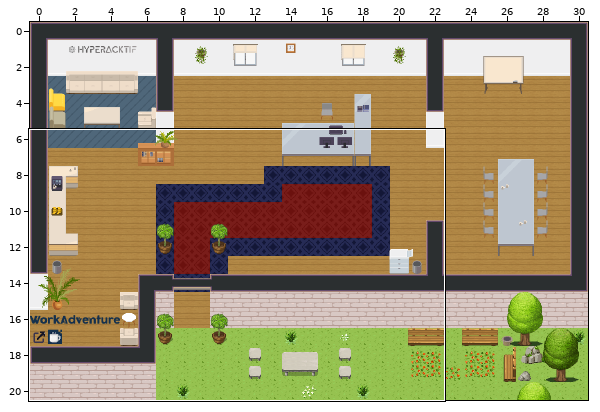
Tiled map (JSON): office.tmj. The picture above shows the old version from afar; the outline marks the close-up.
Close-up. Before the commit:
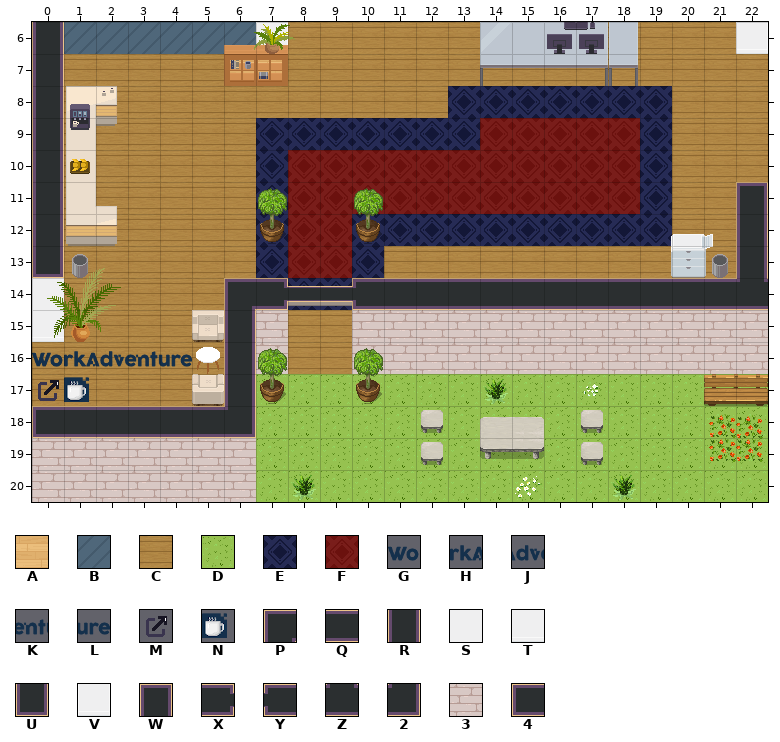
Cells are 32x32 px. Shown: x 0..22, y 6..20.
Key: from "Chunk 1": A 2, B 3, C 4, D 5, E 6, F 7, G 8, H 9, J 10, K 11, L 12, M 13, N 14, P 15, Q 16, R 19, S 20, T 21, U 22, V 24, W 25, X 27, Y 28, Z 29, 2 30, 3 32, 4 33.
_ is an empty cell, # one hidden under a higher layer.
Layers that did not change in this view are not listed.
Layer "floor/floor1" before, first column x 0:
 6 #BBBBBB#CCCCCC####CCCC#
 7 #CCCCCAACCCCCCCCCCCCCCC
 8 #CCCCCCCCCCCC#######CCC
 9 #CCCCCC#############CCC
10 #CCCCCC#############CCC
11 #CCCCCC#############CC#
12 #CCCCCC#############CC#
13 #CCCCCC####CCCCCCCCC#C#
14 #CCCCC#################
15 #CCCCC##CC#############
16 CCCCCC##CC#############
17 CCCCCC#DDDDDDDDDDDDDDDD
18 #######DDDDDDDDDDDDDDDD
19 #######DDDDDDDDDDDDDDDD
20 #######DDDDDDDDDDDDDDDD
Layer "floor/floor2" before, first column x 0:
 6 _______________________
 7 _______________________
 8 _____________EEEEEEE___
 9 _______EEEEEEEFFFFFE___
10 _______EFFFFFFFFFFFE___
11 _______EFFFFFFFFFFFE___
12 _______EFFEEEEEEEEEE___
13 _______EFFE____________
14 ________EE_____________
15 _______________________
16 GHJKL__________________
17 MN_____________________
18 _______________________
19 _______________________
20 _______________________
Layer "walls/walls1" before, first column x 0:
 6 R______V______________V
 7 R______________________
 8 R______________________
 9 R______________________
10 R______________________
11 R_____________________W
12 R_____________________R
13 U_____________________R
14 S_____PX__YQQQQQQQQQQQZ
15 T_____R3__3333333333333
16 ______R3__3333333333333
17 ______R________________
18 4QQQQQ2________________
19 3333333________________
20 3333333________________
After the commit:
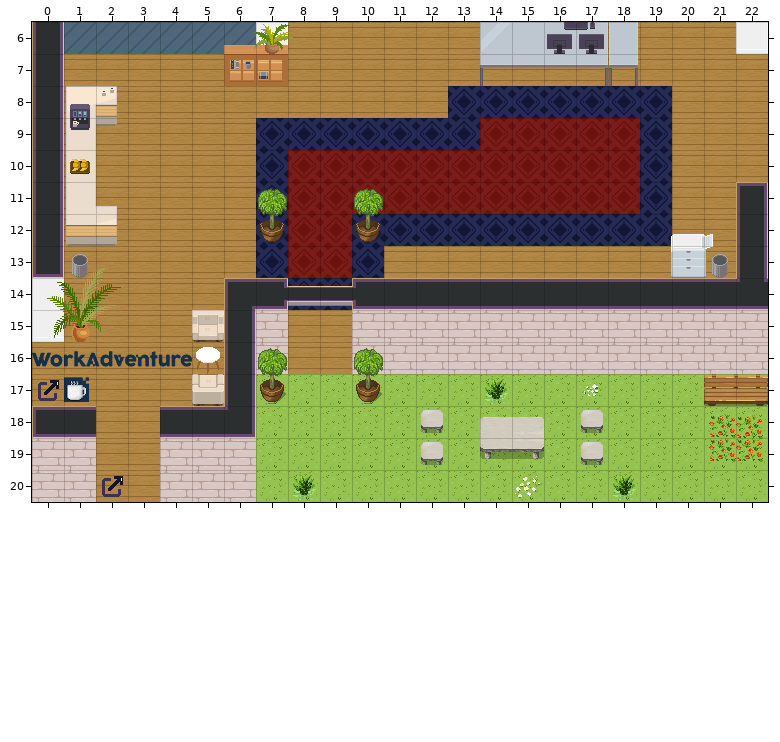
Difference:
Layer "floor/floor1":
The author put tile C in rows 18 to 20 at x 2 to 3.
Layer "floor/floor2":
The author put tile M in row 20 at x 2.
Layer "walls/walls1":
The edit erases tile 3 in rows 19 to 20 at x 2 to 3.
The edit erases tile Q in row 18 at x 2 to 3.
Pixel boxes of the changes (left, top, right, bottom) in both close-ups:
changed: (96, 406, 160, 502)
